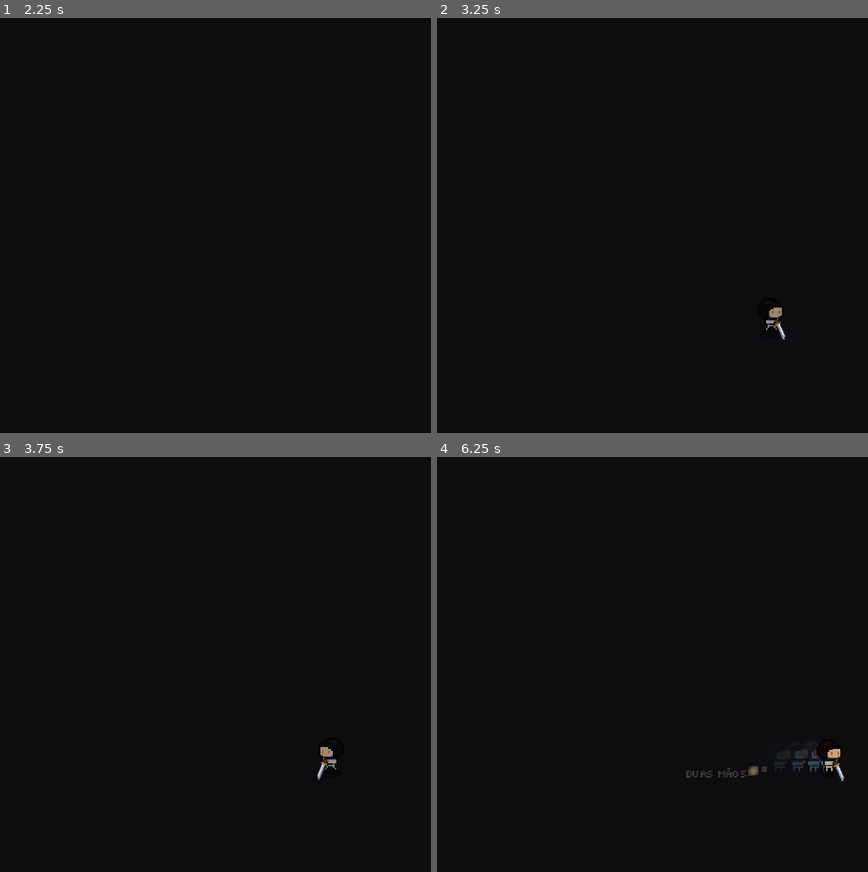
Above: before the commit, frames 1-4 (two rows, left to right).
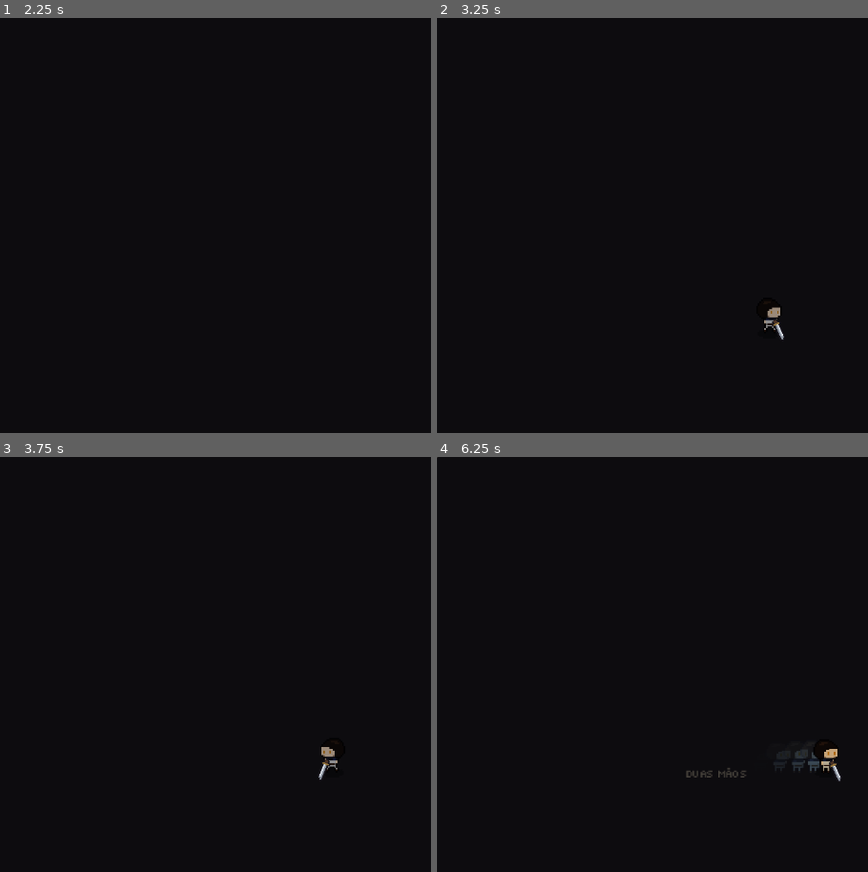
Above: after the commit, the same moments.

Repository: xandeil/alexandria
Game: Godot game, scene res://tests/test_runner.tscn
Two runs of this game, one before a commit and one after it. Both use one fixed random seed, a clock stepped at 60 frames per second and the inputs below. This scene is started directly instead of the project's main scene. Sound files missing from this copy of the repository are replaced by a short silence.
Inputs (mouse positions are in pixels of both pictures, inside the frame that each line leads up to):
- Up to frame 1 (2.25 s): tap Enter (ui_accept) at 0.5, 0.77, 1.07, 1.25, 2 s; move the mouse to (outside the picture) at 0.52 s; hold D (move_right) 0.53-1.25 s; hold J (attack) 0.53-1.25 s; click (outside the picture) at 0.67 s; drag from (228, 254) to (344, 316) at 1.27 s; move the mouse to (outside the picture) at 2.02 s; hold D (move_right) from 2.03 s (still down); tap L (block) at 2.1 s; click (outside the picture) at 2.17 s
- Up to frame 2 (3.25 s): release D (move_right) at 2.75 s; drag from (781, 316) to (587, 167) at 2.77 s
- Up to frame 3 (3.75 s): move the mouse to (outside the picture) at 3.52 s; hold A (move_left) from 3.53 s (still down); hold E (heal) from 3.53 s (still down); click (outside the picture) at 3.67 s
- Up to frame 4 (6.25 s): tap Enter (ui_accept) at 3.77, 4.07, 5 s; tap I (inventory) at 4.15 s; release A (move_left) at 4.25 s; release E (heal) at 4.25 s; drag from (587, 606) to (721, 764) at 4.27 s; move the mouse to (855, 672) at 5.02 s; hold S (move_down) 5.03-5.75 s; hold Q (sanity) 5.03-5.75 s; click (855, 672) at 5.17 s; drag from (704, 564) to (665, 693) at 5.77 s

Frame 1 is identical in both runs. In frame 2, 0.1% of the frame differs, in the area x 75-81%, y 69-78%; in frame 3, 0.1%; in frame 4, 0.3%, in the area x 0-95%, y 0-79%.

Commit message:
v0.30.4 Movimento liso em qualquer tela e grades no controle
- Interpolação de física ligada: herói, inimigos e câmera desenhados entre
  dois passos da física — fim da tremida em telas de 75/90/120/144 Hz.
- Câmera no passo da física; teleportes zeram a interpolação.
- Opções → Mostrar FPS (autoload FpsMeter) para medir em vez de chutar.
- GridFocus: inventário, Loja e Forja — ←/→ dão a volta na linha,
  ↓ da última linha vai para Sair/Voltar; ← na 1ª coluna vai ao Equipado.

Co-Authored-By: Claude Opus 5.5 <noreply@anthropic.com>
Claude-Session: https://claude.ai/code/session_01HRTGx51Wtg9gpqVr4yQ8NN

Diff:
--- a/project.godot
+++ b/project.godot
@@ -12,7 +12,7 @@
 
 config/name="Alexandria"
 config/description="Soulslike psicológico 2D top-down em pixel art. O Prólogo das Cápsulas, o Teatro Alexandria, a Cidade Estilhaçada (Aldir), o Bosque do Sono Eterno (Nyssa), as Raízes da Fome (Mabel), as Forjas Ocas (Durgan) e Helena Altiva."
-config/version="0.30.3"
+config/version="0.30.4"
 run/main_scene="res://scenes/ui/title_screen.tscn"
 config/quit_on_go_back=false
 config/features=PackedStringArray("4.7", "GL Compatibility")
@@ -32,6 +32,7 @@
 Sfx="*res://scripts/autoload/sfx.gd"
 Fx="*res://scripts/autoload/fx.gd"
 PadMenus="*res://scripts/autoload/pad_menus.gd"
+FpsMeter="*res://scripts/autoload/fps_meter.gd"
 
 [display]
 
@@ -169,6 +170,10 @@
 2d_physics/layer_5="hurtbox_inimigos"
 2d_physics/layer_6="interacao"
 
+[physics]
+
+common/physics_interpolation=true
+
 [rendering]
 
 textures/canvas_textures/default_texture_filter=0
--- /dev/null
+++ b/scripts/autoload/fps_meter.gd
@@ -0,0 +1,49 @@
+extends CanvasLayer
+## Autoload "FpsMeter": o contador de FPS das Opções ("Mostrar FPS").
+##
+## Para que serve: quem testa diz "está lagando" — mas lag pode ser muita coisa.
+## Com o número na tela a conversa vira dado: "na Cidade cai para 30 FPS e o
+## quadro leva 33 ms". Mede, depois conserta (nunca o contrário).
+##   FPS   = quadros desenhados por segundo (60 = liso);
+##   ms    = quanto tempo leva o quadro mais lento do último meio segundo.
+
+const UPDATE_EVERY := 0.5
+
+var _label: Label
+var _elapsed := 0.0
+var _worst := 0.0
+
+
+func _ready() -> void:
+	layer = 120  # acima de tudo, até da cutscene
+	process_mode = Node.PROCESS_MODE_ALWAYS
+	_label = Label.new()
+	_label.add_theme_font_override("font", UIStyle.FONT_NUMBERS)
+	_label.add_theme_font_size_override("font_size", 8)
+	_label.add_theme_color_override("font_color", Color(0.75, 1.0, 0.7))
+	_label.add_theme_color_override("font_outline_color", Color.BLACK)
+	_label.add_theme_constant_override("outline_size", 2)
+	_label.set_anchors_preset(Control.PRESET_CENTER_TOP)
+	_label.offset_left = -60
+	_label.offset_right = 60
+	_label.offset_top = 2
+	_label.horizontal_alignment = HORIZONTAL_ALIGNMENT_CENTER
+	_label.mouse_filter = Control.MOUSE_FILTER_IGNORE
+	add_child(_label)
+	Settings.changed.connect(_on_settings_changed)
+	_on_settings_changed()
+
+
+func _on_settings_changed() -> void:
+	visible = Settings.show_fps
+
+
+func _process(delta: float) -> void:
+	if not visible:
+		return
+	_worst = maxf(_worst, delta)
+	_elapsed += delta
+	if _elapsed >= UPDATE_EVERY:
+		_label.text = "%d FPS · pior %.0f ms" % [Engine.get_frames_per_second(), _worst * 1000.0]
+		_elapsed = 0.0
+		_worst = 0.0
--- a/scripts/autoload/settings.gd
+++ b/scripts/autoload/settings.gd
@@ -34,6 +34,8 @@
 ## no navegador). No navegador começa no leve (feedback: "lag absurdo").
 var graphics := "leve" if OS.has_feature("web") else "nitido"
 const GRAPHICS: Array[String] = ["nitido", "leve"]
+## Mostra o FPS no canto da tela (para quem testa contar quanto está rodando).
+var show_fps := false
 const PAD_STYLES: Array[String] = ["auto", "playstation", "xbox", "nintendo", "generico"]
 ## Testes e o passeio de fotos não gravam opções no aparelho.
 var persistence_enabled := true
@@ -75,6 +77,7 @@
 	pad_style = style if PAD_STYLES.has(style) else "auto"
 	var look := str(config.get_value("video", "graficos", graphics))
 	graphics = look if GRAPHICS.has(look) else graphics
+	show_fps = bool(config.get_value("video", "mostrar_fps", show_fps))
 
 
 func save_settings() -> void:
@@ -90,6 +93,7 @@
 	config.set_value("toque", "legenda_controle", pad_legend)
 	config.set_value("toque", "estilo_botoes", pad_style)
 	config.set_value("video", "graficos", graphics)
+	config.set_value("video", "mostrar_fps", show_fps)
 	config.save(PATH)
 	_loaded_from_file = true
 
@@ -188,6 +192,11 @@
 	_commit()
 
 
+func toggle_fps() -> void:
+	show_fps = not show_fps
+	_commit()
+
+
 func toggle_hints() -> void:
 	hints = not hints
 	_commit()
--- /dev/null
+++ b/scripts/ui/grid_focus.gd
@@ -0,0 +1,46 @@
+class_name GridFocus
+## Navegação do CONTROLE numa grade de espaços (inventário, Loja, Forja).
+##
+## O defeito (feedback, v0.30.4): sem vizinhos definidos, o Godot escolhe "o
+## botão mais perto" na direção apertada. Na última coluna, → não tinha nada à
+## direita... e o mais perto era o "Voltar" lá embaixo: o cursor fugia da grade.
+##
+## A regra, num lugar só:
+##   • ←/→ andam NA MESMA LINHA, dando a volta (→ na última coluna volta à 1ª);
+##     se a tela tiver uma coluna à esquerda (o "Equipado" do inventário),
+##     ← na 1ª coluna vai para ela;
+##   • ↑/↓ trocam de linha; ↑ na 1ª linha fica parado;
+##     ↓ na última linha vai para o botão de baixo ("Voltar"/"Sair").
+
+
+## slots: os espaços na ordem da grade. columns: colunas da GridContainer.
+## below: para onde ↓ sai da grade. left_exit: para onde ← sai (null = dá a volta).
+static func link(slots: Array[Button], columns: int, below: Control, left_exit: Control = null) -> void:
+	var count := slots.size()
+	if count == 0:
+		return
+	for i in count:
+		var slot := slots[i]
+		var row_start := i - i % columns
+		var row_size := mini(columns, count - row_start)
+		var column := i - row_start
+		var left: Control = slots[row_start + posmod(column - 1, row_size)]
+		if column == 0 and left_exit:
+			left = left_exit
+		var right: Control = slots[row_start + posmod(column + 1, row_size)]
+		var up: Control = slots[i - columns] if i >= columns else slot
+		var down: Control = below
+		if i + columns < count:
+			down = slots[i + columns]
+		elif row_start + columns < count:
+			down = slots[count - 1]  # linha de baixo mais curta: vai para o último
+		slot.focus_neighbor_left = slot.get_path_to(left)
+		slot.focus_neighbor_right = slot.get_path_to(right)
+		slot.focus_neighbor_top = slot.get_path_to(up)
+		slot.focus_neighbor_bottom = slot.get_path_to(down) if down else NodePath()
+		slot.focus_previous = slot.get_path_to(slots[posmod(i - 1, count)])
+		slot.focus_next = slot.get_path_to(slots[posmod(i + 1, count)])
+	if below:
+		below.focus_neighbor_top = below.get_path_to(slots[0])
+		below.focus_neighbor_left = below.get_path_to(below)
+		below.focus_neighbor_right = below.get_path_to(below)
--- a/scripts/ui/inventory_menu.gd
+++ b/scripts/ui/inventory_menu.gd
@@ -370,6 +370,9 @@
 	for entry in list:
 		_grid.add_child(_make_slot(entry))
 	_empty.visible = list.is_empty()
+	GridFocus.link(_slots, COLUMNS, _back_button, _equip_rows["direita"])
+	for row: Button in _equip_rows.values():  # → no "Equipado" volta para a grade
+		row.focus_neighbor_right = row.get_path_to(_slots[0]) if not _slots.is_empty() else NodePath()
 	_refresh_equipped()
 	_hint.items = _hint_items()
 	var keep := _selected
--- a/scripts/ui/options_menu.gd
+++ b/scripts/ui/options_menu.gd
@@ -23,9 +23,9 @@
 	box.set_anchors_preset(Control.PRESET_CENTER)
 	box.offset_left = -120
 	box.offset_right = 120
-	box.offset_top = -132
-	box.offset_bottom = 132
-	box.add_theme_constant_override("separation", 5)
+	box.offset_top = -134
+	box.offset_bottom = 134
+	box.add_theme_constant_override("separation", 2)
 	add_child(box)
 	var title := UIStyle.label("Opções", 16, UIStyle.TEXT, UIStyle.TITLE_FONT)
 	title.horizontal_alignment = HORIZONTAL_ALIGNMENT_CENTER
@@ -38,6 +38,7 @@
 	_add_toggle(box, "botoes", func(): Settings.cycle_button_size())
 	_add_toggle(box, "dicas", func(): Settings.toggle_hints())
 	_add_toggle(box, "graficos", func(): Settings.toggle_graphics())
+	_add_toggle(box, "fps", func(): Settings.toggle_fps())
 	_back_button = DSMenuButton.make("Voltar")
 	_back_button.pressed.connect(close)
 	box.add_child(_back_button)
@@ -118,6 +119,7 @@
 	(_rows["botoes"] as Button).text = "Botões de toque: %s" % Settings.button_size
 	(_rows["botoes"] as Button).disabled = Settings.controller_mode  # sem toque, o tamanho não importa
 	(_rows["dicas"] as Button).text = "Dicas: %s" % ("ligadas" if Settings.hints else "desligadas")
+	(_rows["fps"] as Button).text = "Mostrar FPS: %s" % ("sim" if Settings.show_fps else "não")
 	(_rows["graficos"] as Button).text = "Gráficos: %s" % ("Leve (mais rápido)" if Settings.graphics == "leve" else "Nítido")
 
 
--- a/scripts/ui/souls_menu.gd
+++ b/scripts/ui/souls_menu.gd
@@ -303,6 +303,7 @@
 	for entry in list:
 		_grid.add_child(_make_slot(entry))
 	_empty.visible = list.is_empty()
+	GridFocus.link(_slots, COLUMNS, _close_button)
 	_hint.items = _hint_items()
 	_selected = ""
 	if list.is_empty():
--- a/scripts/world/game_camera.gd
+++ b/scripts/world/game_camera.gd
@@ -16,11 +16,20 @@
 
 
 func _ready() -> void:
+	# Com a interpolação de física ligada (project.godot), a câmera também é
+	# desenhada "entre" um passo e outro — então ela anda no passo da física.
+	process_callback = Camera2D.CAMERA2D_PROCESS_PHYSICS
 	if not Engine.is_editor_hint():
 		Fx.camera = self
 
 
-func _process(delta: float) -> void:
+## v0.30.4: a câmera anda no MESMO ritmo da física (60x por segundo), junto
+## com o herói e os inimigos. Antes ela andava a cada quadro da tela: num
+## monitor de 75 Hz ela se mexia 75x por segundo, mas o herói só 60x — o herói
+## e a multidão "tremiam" na tela (parece lag, mas o jogo não está lento).
+## E a INTERPOLAÇÃO DE FÍSICA (project.godot → physics/common) desenha tudo na
+## posição intermediária entre dois passos: liso em 60, 75, 90, 120, 144 Hz.
+func _physics_process(delta: float) -> void:
 	if is_instance_valid(target):
 		var goal := _goal()
 		global_position = global_position.lerp(goal, 1.0 - exp(-follow_speed * delta))
@@ -31,6 +40,10 @@
 	if is_instance_valid(target):
 		global_position = _goal()
 		reset_smoothing()
+		# Teleporte (porta, Câmara, renascer): sem isto, a interpolação
+		# "arrastaria" a imagem do lugar antigo até o novo por um instante.
+		target.reset_physics_interpolation()
+		reset_physics_interpolation()
 
 
 func shake(strength: float, duration: float) -> void:
--- a/scripts/world/rest_chamber.gd
+++ b/scripts/world/rest_chamber.gd
@@ -144,6 +144,7 @@
 	# 4. O sprite de verdade volta, no mesmo lugar, e "se espreguiça".
 	sleeper.visible = false
 	player.global_position = front_point()
+	player.reset_physics_interpolation()  # aparece já no lugar (sem "arrastar")
 	player.facing = Vector2.DOWN
 	player.visual.visible = true
 	player.visual.scale = Vector2(1.15, 0.85)
--- a/tests/test_runner.gd
+++ b/tests/test_runner.gd
@@ -226,6 +226,7 @@
 		"test_rest_menu_pad_navigation",
 		"test_stepper_rows_on_pad",
 		"test_graphics_setting",
+		"test_grid_menus_on_pad",
 		"test_save_slots",
 		"test_title_with_slots",
 		"test_weapon_drops",
@@ -5119,6 +5120,55 @@
 	await frames(2)
 
 
+## v0.30.4 (feedback): na grade do inventário/loja o direcional não foge da grade.
+func test_grid_menus_on_pad() -> void:
+	Game.reset_progress()
+	Game.memories = 3000
+	var level := await open_level("res://scenes/world/teatro.tscn", "camara")
+	level._on_dialogue_action("loja")
+	await frames(2)
+	var shop := level.hud.shop_menu
+	var slots: Array[Button] = shop._slots
+	check(slots.size() == 3, "loja: 3 itens numa linha (%d)" % slots.size())
+	slots[2].grab_focus()
+	await frames(1)
+	await _pad_press(JOY_BUTTON_DPAD_RIGHT)
+	check(get_viewport().gui_get_focus_owner() == slots[0], "loja: → na última coluna volta para a 1ª (não vai para o Sair)")
+	await _pad_press(JOY_BUTTON_DPAD_UP)
+	check(get_viewport().gui_get_focus_owner() == slots[0], "loja: ↑ na 1ª linha fica parado")
+	await _pad_press(JOY_BUTTON_DPAD_DOWN)
+	check(get_viewport().gui_get_focus_owner() == shop._close_button, "loja: ↓ sai para o Sair")
+	await _pad_press(JOY_BUTTON_DPAD_UP)
+	check(get_viewport().gui_get_focus_owner() == slots[0], "loja: ↑ no Sair volta para a grade")
+	shop.close()
+	await frames(3)
+	# Inventório com a aba Armadura cheia (várias linhas).
+	for id in ArmorSets.pieces("vigilia") + ArmorSets.pieces("detentor"):
+		Game.add_item(id)
+	level.hud.open_inventory()
+	await frames(2)
+	var menu := level.hud.inventory_menu
+	menu.set_tab(2)
+	await frames(2)
+	var grid: Array[Button] = menu._slots
+	var columns: int = menu.COLUMNS
+	check(grid.size() > columns, "inventário: mais de uma linha (%d itens)" % grid.size())
+	grid[columns - 1].grab_focus()
+	await frames(1)
+	await _pad_press(JOY_BUTTON_DPAD_RIGHT)
+	check(get_viewport().gui_get_focus_owner() == grid[0], "inventário: → na última coluna dá a volta na linha")
+	await _pad_press(JOY_BUTTON_DPAD_DOWN)
+	check(get_viewport().gui_get_focus_owner() == grid[columns], "inventário: ↓ desce uma linha")
+	await _pad_press(JOY_BUTTON_DPAD_LEFT)
+	check(get_viewport().gui_get_focus_owner() == menu._equip_rows["direita"], "inventário: ← na 1ª coluna vai para o EQUIPADO")
+	await _pad_press(JOY_BUTTON_DPAD_RIGHT)
+	check(get_viewport().gui_get_focus_owner() == grid[0], "inventário: → no EQUIPADO volta para a grade")
+	menu.close()
+	level.queue_free()
+	await frames(2)
+	Game.reset_progress()
+
+
 ## v0.30.2: "Gráficos: Leve" desenha a 480x270 e amplia (bem mais rápido).
 func test_graphics_setting() -> void:
 	var saved := Settings.graphics
Not shown, changed: export_presets.cfg
Not shown, added: scripts/autoload/fps_meter.gd.uid
Not shown, added: scripts/ui/grid_focus.gd.uid
